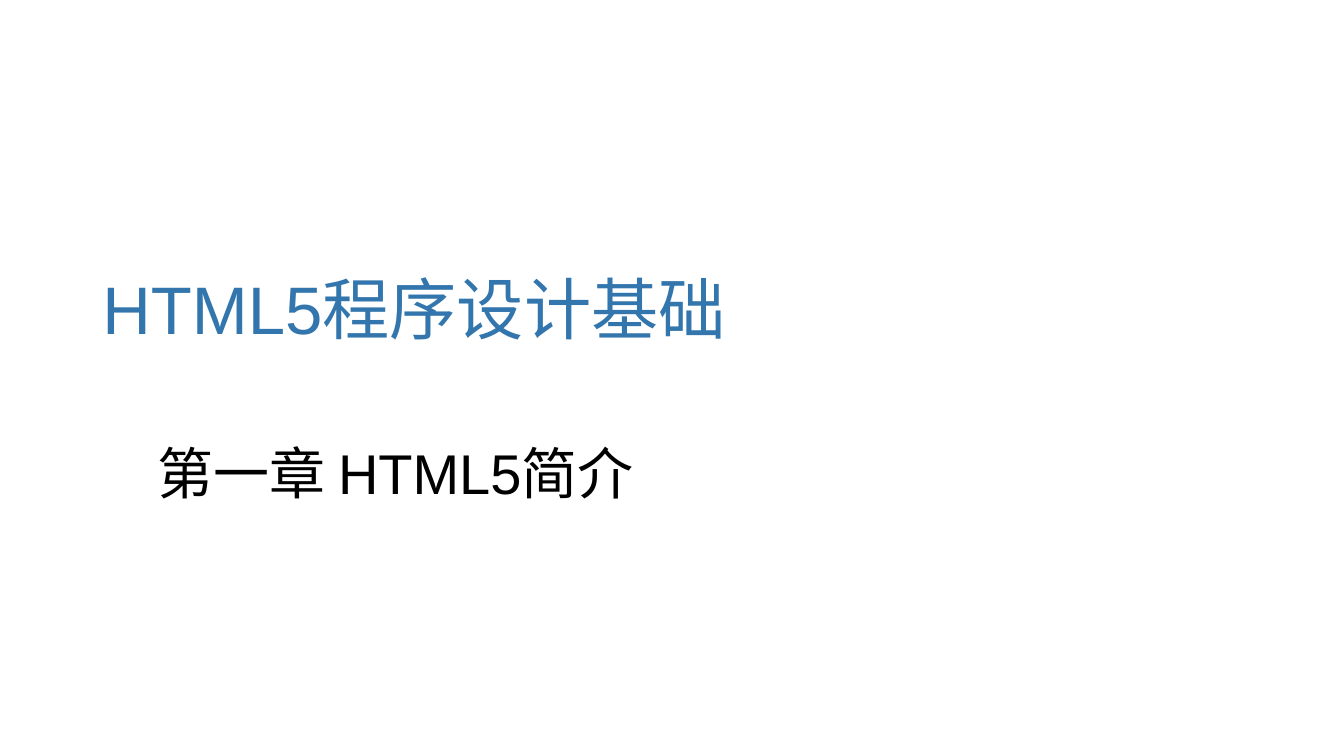
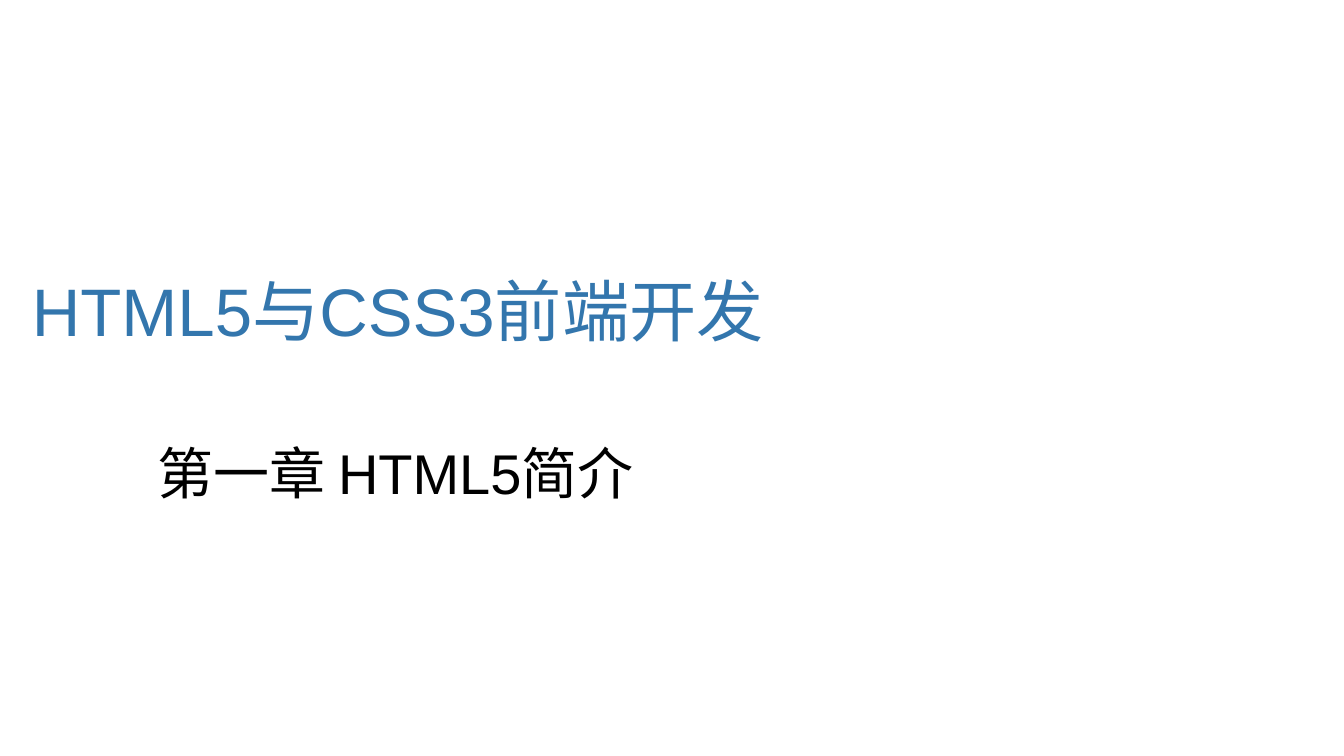
Before and after one commit to edu2act/course-HTML5-and-mobile-internet-development-fondation, a slide deck: slide 1 of materials/slides/ch01.pptx. Drawn at 1344x756 pixels with LibreOffice and Linux fonts; fonts in the diff are those of the drawing; background and template pictures are left out. Boxes give left, top, right and bottom in pixels: in the first picture for what was removed or moved away, otherwise in the second. Text is boxed around its words. In the diff, an @@ line names an element or a change of style, - is before the commit and + after.

```diff
--- a/materials/slides/ch01.pptx
+++ b/materials/slides/ch01.pptx
@@ title at (x1=32, y1=283, x2=764, y2=342): text changed @@
-HTML5程序设计基础
+HTML5与CSS3前端开发
```
Also in this commit, not shown: 2 other slides changed, 7 other files.
